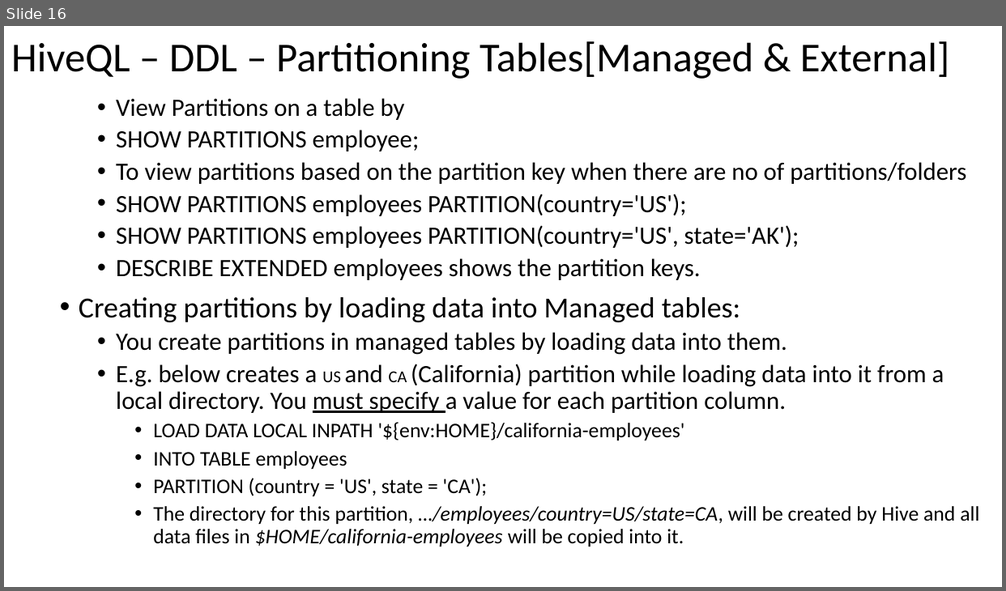
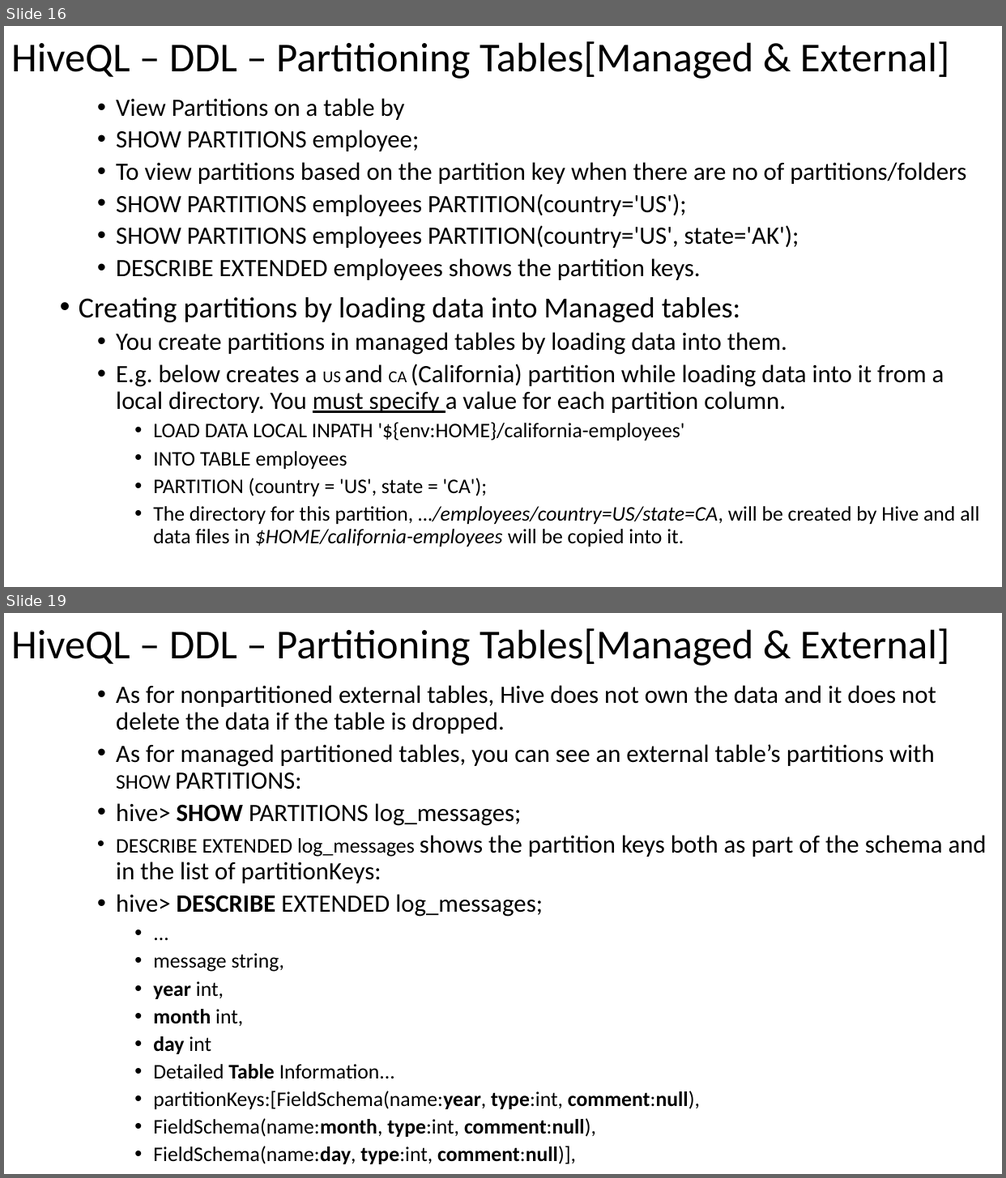
Before and after one commit to email2dorababu/SCALA_Reading, a slide deck: Hive_Def_Guide_mar_2016/Hive_programming_Hive_part3.pptx. Shown one above the other, each under a label of ours: slide 16 before the commit, slides 16 and 19 after it; the slides between them are not shown. The pictures are 1006x591 and 1006x1178 pixels, drawn with LibreOffice and Linux fonts; fonts in the diff are those of the drawing. Boxes give left, top, right and bottom in pixels: in the first picture for what was removed or moved away, otherwise in the second. Text is boxed around its words. In the diff, an @@ line names an element or a change of style, - is before the commit and + after.

```diff
--- a/Hive_Def_Guide_mar_2016/Hive_programming_Hive_part3.pptx
+++ b/Hive_Def_Guide_mar_2016/Hive_programming_Hive_part3.pptx
@@ slide 19 added at bbox=[4, 613, 1002, 1174], background #FFFFFF @@
@@ title added at bbox=[11, 628, 950, 666], 39.6 pt, text #000000 @@
+HiveQL – DDL – Partitioning Tables[Managed & External]
@@ text added at bbox=[116, 685, 987, 1165], 24 pt, text #000000 @@
+  • As for nonpartitioned external tables, Hive does not own the data and it does not delete the data if the table is dropped.
+  • As for managed partitioned tables, you can see an external table’s partitions with SHOW PARTITIONS:
+  • hive> SHOW PARTITIONS log_messages;
+  • DESCRIBE EXTENDED log_messages shows the partition keys both as part of the schema and in the list of partitionKeys:
+  • hive> DESCRIBE EXTENDED log_messages;
+    • ...
+    • message string,
+    • year int,
+    • month int,
+    • day int
+    • Detailed Table Information...
+    • partitionKeys:[FieldSchema(name:year, type:int, comment:null),
+    • FieldSchema(name:month, type:int, comment:null),
+    • FieldSchema(name:day, type:int, comment:null)],
```
Also in this commit, not shown: 1 slide changed, 11 other slides added, 1 other file.
